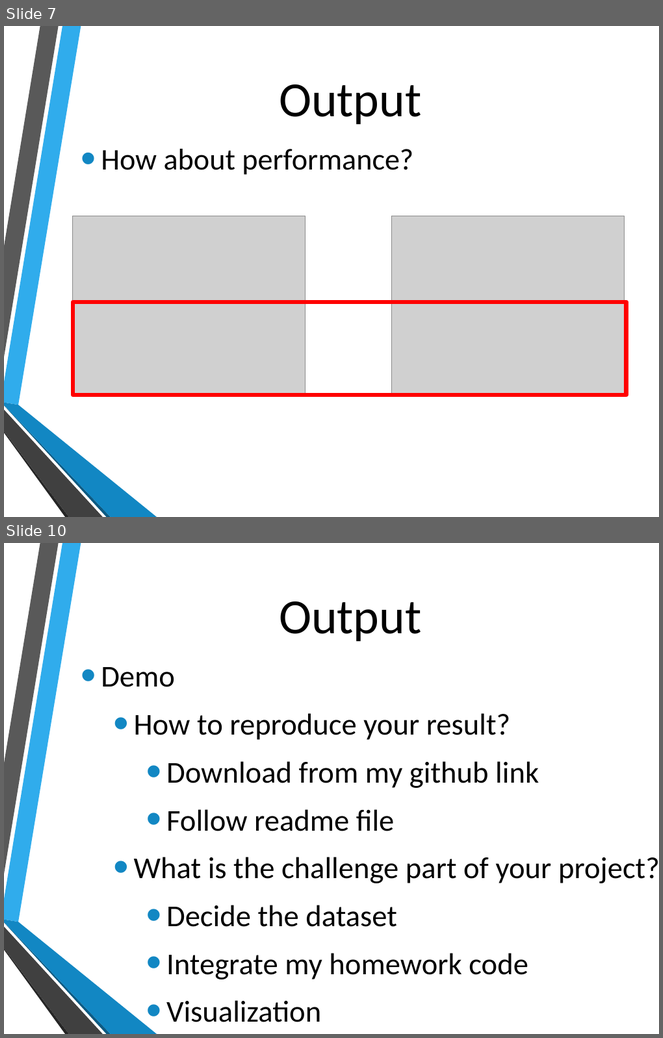
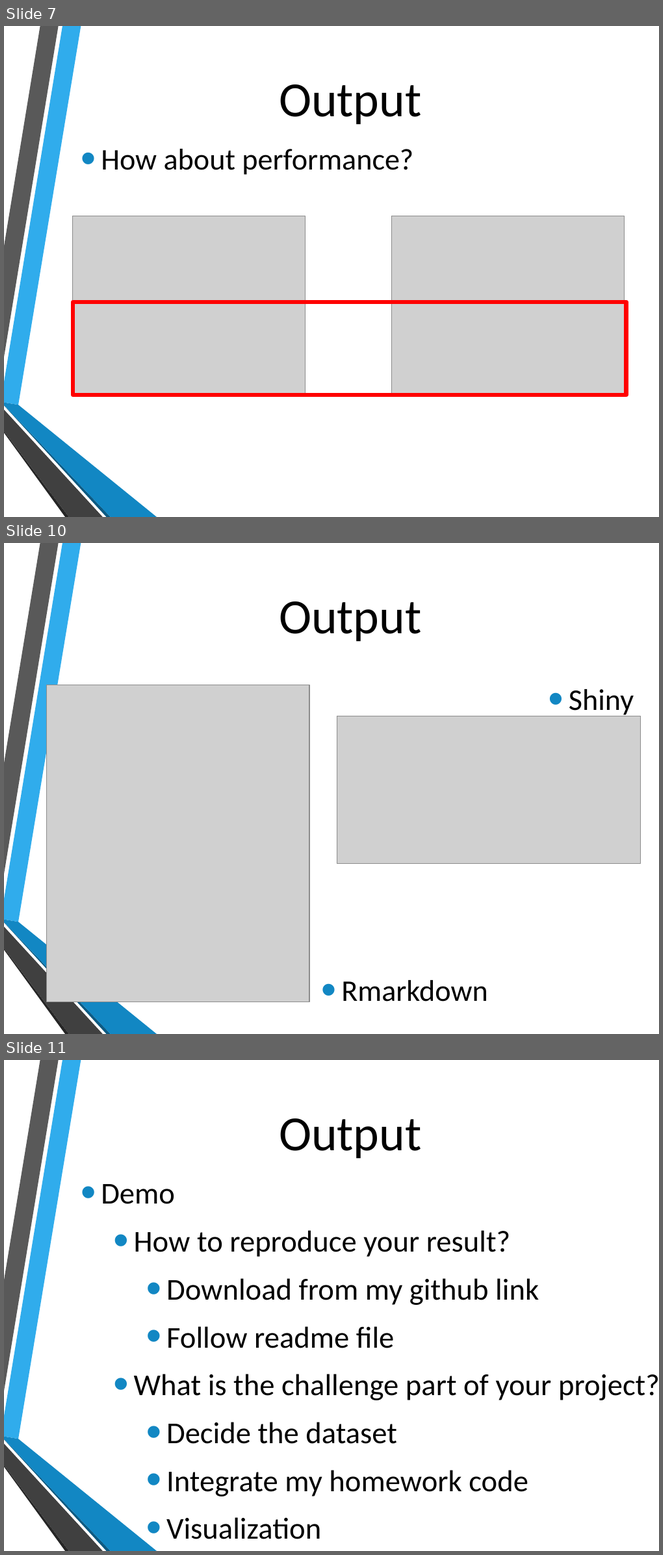
Before and after one commit to Komegaga/1052DataScience, a slide deck: final_project/105753032_Final_Project.pptx. Shown one above the other, each under a label of ours: slides 7 and 10 before the commit, slides 7, 10 and 11 after it; the slides between them are not shown. The pictures are 663x1038 and 663x1555 pixels, drawn with LibreOffice and Linux fonts; fonts in the diff are those of the drawing; grey boxes stand for pictures; background and template pictures are left out. Boxes give left, top, right and bottom in pixels: in the first picture for what was removed or moved away, otherwise in the second. Text is boxed around its words. In the diff, an @@ line names an element or a change of style, - is before the commit and + after.

Commit message:
rmarkdown final version

```diff
--- a/final_project/105753032_Final_Project.pptx
+++ b/final_project/105753032_Final_Project.pptx
@@ slide 10 added at [4, 543, 659, 1034], background picture (left out); not listed: 6 template elements that a slide beside it also shows @@
@@ title added at [279, 601, 422, 642], 54 pt, text #000000 @@
+Output
@@ picture added at [47, 685, 310, 1003] @@
@@ text added at [569, 689, 634, 718], 33 pt, text #000000 @@
+• Shiny
@@ picture added at [337, 716, 641, 863] @@
@@ text added at [341, 980, 488, 1002], 33 pt, text #000000 @@
+• Rmarkdown
@@ what was slide 10 is now slide 11 @@
```
Also in this commit, not shown: 3 slides changed, 9 other files.
